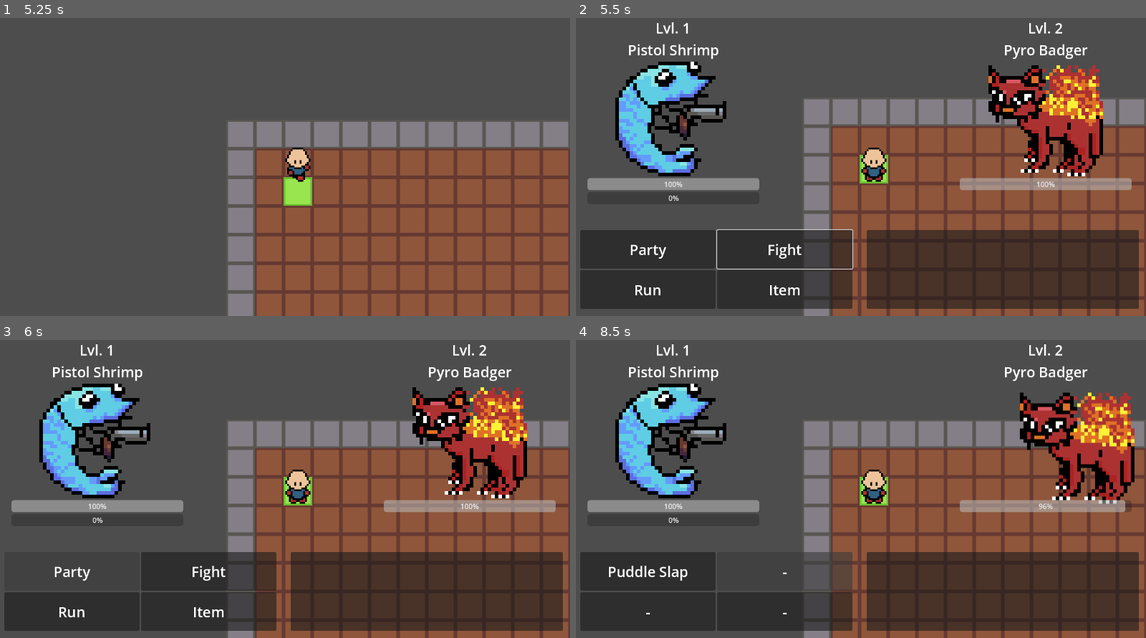
Above: before the commit, frames 1-4 (two rows, left to right).
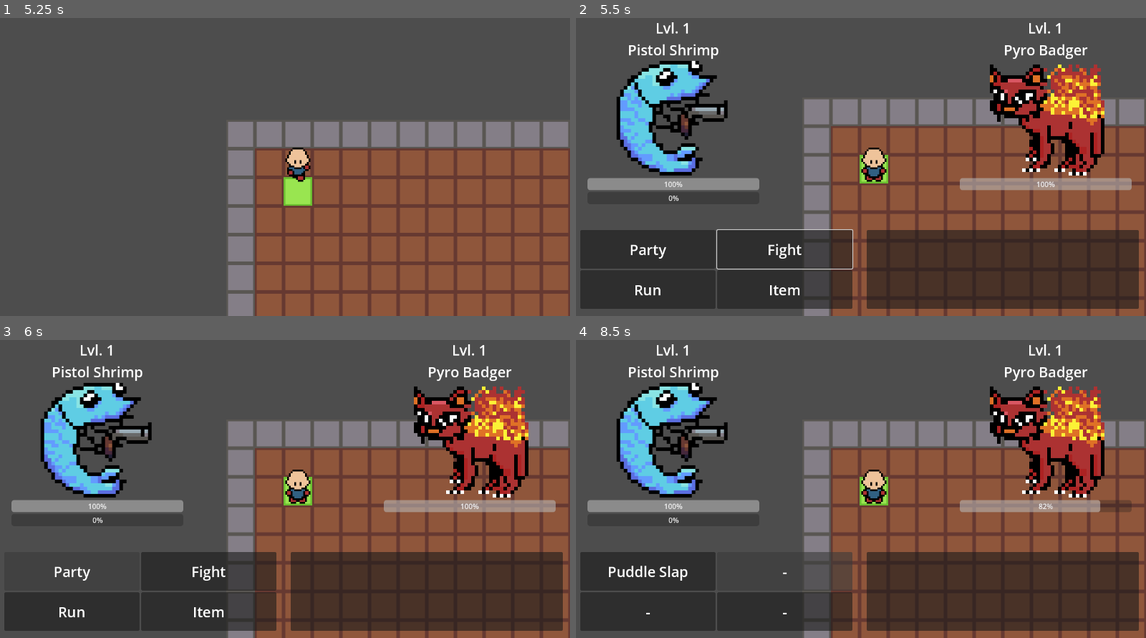
Above: after the commit, the same moments.

Repository: jevonsp/monster-tamer
Game: Godot game, scene res://main/main.tscn
Same seed, same stepped clock (60 frames per second), same inputs: the game is played once before the commit and once after it.
Inputs (mouse positions are in pixels of both pictures, inside the frame that each line leads up to):
- Up to frame 1 (5.25 s): tap Enter at 0.5 s; move the mouse to (410, 140) at 0.52 s; hold D (right) 0.53-1.28 s; hold Space (yes) 0.53-1.28 s; click (410, 140) at 0.67 s; move the mouse to (171, 169) at 1.27 s; hold S (down) 1.28-2.03 s; tap Shift at 1.35, 2.85, 4.35 s; move the mouse to (342, 83) at 2.02 s; hold D (right) 2.03-2.78 s; hold Space (yes) 2.03-2.78 s; move the mouse to (256, 220) at 2.77 s; hold W (up) 2.78-3.53 s; click (256, 220) at 2.92 s; move the mouse to (456, 202) at 3.52 s; hold Space (yes) 3.53-4.28 s; hold A (left) 3.53-5.03 s; tap Escape (no) at 4.15 s; move the mouse to (114, 107) at 4.27 s; move the mouse to (313, 155) at 5.02 s; hold S (down) from 5.03 s (still down); hold Space (yes) from 5.03 s (still down); click (313, 155) at 5.17 s
- Up to frame 2 (5.5 s): keep holding S (down); keep holding Space (yes)
- Up to frame 3 (6 s): release S (down) at 5.75 s; release Space (yes) at 5.75 s; click "Party" at 5.75 s
- Up to frame 4 (8.5 s): click "Fight" at 6.5 s; click "Puddle Slap" at 7.25 s; click "-" at 8 s

Frame 1 is identical in both runs. In frame 2, 3.2% of the frame differs, in the area x 6-93%, y 1-54%; in frame 3, 3.2%; in frame 4, 7.8%, in the area x 6-98%, y 1-58%.

Commit message:
Reorganized Battle
Not going to break into components, the mental load is too much while I'm still adding stuff.

Just used code regions instead :thumbsup:

Diff:
--- a/battle/battle.gd
+++ b/battle/battle.gd
@@ -1,8 +1,4 @@
 extends CanvasLayer
-
-# ============================================================================
-# STATE
-# ============================================================================
 
 enum VisibilityState { OPTIONS, MOVES }
 
@@ -19,10 +15,7 @@
 var _last_focused_option: int = 1
 var _last_focused_move: int = 1
 
-# ============================================================================
-# NODE REFERENCES
-# ============================================================================
-
+#region NODE REFERENCES
 @onready var option_buttons_grid: GridContainer = $Content/OptionButtons
 @onready var move_buttons_grid: GridContainer = $Content/MoveButtons
 @onready var animation_player: AnimationPlayer = $AnimationPlayer
@@ -44,11 +37,9 @@
 	$Content/MoveButtons/Button2/Label,
 	$Content/MoveButtons/Button3/Label
 ]
-
-# ============================================================================
-# LIFECYCLE
-# ============================================================================
-
+#endregion
+
+#region LIFECYCLE
 func _ready() -> void:
 	_connect_signals()
 	_bind_buttons()
@@ -68,7 +59,6 @@
 func _connect_signals() -> void:
 	Global.send_player_party.connect(set_player_party)
 	Global.wild_battle_requested.connect(_start_wild_battle)
-	Global.send_sprite_shake.connect(_play_sprite_shake)
 
 
 func _bind_buttons() -> void:
@@ -77,11 +67,9 @@
 
 	for button in get_tree().get_nodes_in_group("move_buttons"):
 		button.pressed.connect(_on_move_pressed.bind(button))
-
-# ============================================================================
-# BATTLE FLOW
-# ============================================================================
-
+#endregion
+
+#region BATTLE FLOW
 func _start_wild_battle(monster_data: MonsterData, level: int) -> void:
 	_clear_actors()
 
@@ -116,11 +104,9 @@
 
 func set_player_party(party: Array[Monster]) -> void:
 	player_party = party
-
-# ============================================================================
-# TURN EXECUTION
-# ============================================================================
-
+#endregion
+
+#region # TURN EXECUTION
 func _execute_player_turn(move: Move) -> void:
 	if not _add_move_to_queue(move, player_actor):
 		return
@@ -165,7 +151,9 @@
 	_sort_turn_queue()
 
 	for entry in turn_queue:
-		await entry.action.execute(entry.actor, entry.target)
+		var actor = entry.actor
+		var target = entry.target
+		await entry.action.execute(actor, target)
 
 	turn_queue.clear()
 	processing = true
@@ -178,11 +166,9 @@
 			return a.action.priority > b.action.priority
 		return a.actor.speed > b.actor.speed
 	)
-
-# ============================================================================
-# UI UPDATES
-# ============================================================================
-
+#endregion
+
+#region # UI UPDATES
 func _display_current_monsters() -> void:
 	_update_levels()
 	_update_names()
@@ -204,17 +190,19 @@
 
 func _update_textures() -> void:
 	player_texture_rect.texture = player_actor.monster_data.texture
+	player_texture_rect.player_actor = player_actor # BIND
 	enemy_texture_rect.texture = enemy_actor.monster_data.texture
+	enemy_texture_rect.enemy_actor = enemy_actor # BIND
 
 
 func _update_hitpoints() -> void:
 	player_hp_bar.max_value = player_actor.max_hitpoints
 	player_hp_bar.value = player_actor.current_hitpoints
-	player_hp_bar.actor = player_actor
+	player_hp_bar.actor = player_actor # BIND
 
 	enemy_hp_bar.max_value = enemy_actor.max_hitpoints
 	enemy_hp_bar.value = enemy_actor.current_hitpoints
-	enemy_hp_bar.actor = enemy_actor
+	enemy_hp_bar.actor = enemy_actor # BIND
 
 
 func _update_exp() -> void:
@@ -230,17 +218,17 @@
 		if player_actor.moves[i] != null:
 			move_labels[i].text = player_actor.moves[i].name
 
-# ============================================================================
-# UI NAVIGATION
-# ============================================================================
+func _toggle_player() -> void:
+	Global.toggle_player.emit()
 
 func _toggle_visible() -> void:
 	visible = !visible
 	processing = !processing
 	if visible:
 		_focus_default()
-
-
+#endregion
+
+#region # UI FOCUS
 func _change_vis_state(new_state: VisibilityState) -> void:
 	vis_state = new_state
 
@@ -286,11 +274,9 @@
 		_focus_default()
 	else:
 		_drop_focus()
-
-# ============================================================================
-# INPUT HANDLERS
-# ============================================================================
-
+#endregion
+
+#region INPUT HANDLERS
 func _on_option_pressed(button: Button) -> void:
 	match button.name:
 		"Party":
@@ -311,17 +297,4 @@
 
 	var move = player_actor.moves[num]
 	_execute_player_turn(move)
-
-# ============================================================================
-# EFFECTS
-# ============================================================================
-
-func _play_sprite_shake(target: Monster) -> void:
-	if target == player_actor:
-		animation_player.play("player_hit")
-	else:
-		animation_player.play("enemy_hit")
-
-
-func _toggle_player() -> void:
-	Global.toggle_player.emit()
+#endregion
--- a/battle/battle.tscn
+++ b/battle/battle.tscn
@@ -1,69 +1,21 @@
 [gd_scene format=3 uid="uid://bnqog2bk3p7mv"]
 
 [ext_resource type="Script" uid="uid://b5jkgp3idbiag" path="res://battle/battle.gd" id="1_tiqy5"]
-[ext_resource type="Texture2D" uid="uid://0xibjcv2bffr" path="res://monsters/pistol_shrimp/pistol_shrimp_remake.png" id="2_tiqy5"]
+[ext_resource type="PackedScene" uid="uid://bbdhbxa071x5y" path="res://battle/texture_rect.tscn" id="2_l1kiu"]
 [ext_resource type="PackedScene" uid="uid://ca2t8g1fmv3er" path="res://battle/hp_bar.tscn" id="3_qubjc"]
 [ext_resource type="Script" uid="uid://bk6ypbk1qdow6" path="res://battle/label.gd" id="4_4mnim"]
 [ext_resource type="Script" uid="uid://j3rccy2xlud6" path="res://battle/animation_container.gd" id="5_l1kiu"]
 
 [sub_resource type="Animation" id="Animation_4mnim"]
 length = 0.001
-tracks/0/type = "value"
-tracks/0/imported = false
-tracks/0/enabled = true
-tracks/0/path = NodePath("Content/PlayerTextureRect:position")
-tracks/0/interp = 1
-tracks/0/loop_wrap = true
-tracks/0/keys = {
-"times": PackedFloat32Array(0),
-"transitions": PackedFloat32Array(1),
-"update": 0,
-"values": [Vector2(30, 152)]
-}
-tracks/1/type = "value"
-tracks/1/imported = false
-tracks/1/enabled = true
-tracks/1/path = NodePath("Content/EnemyTextureRect:position")
-tracks/1/interp = 1
-tracks/1/loop_wrap = true
-tracks/1/keys = {
-"times": PackedFloat32Array(0),
-"transitions": PackedFloat32Array(1),
-"update": 0,
-"values": [Vector2(864, 152)]
-}
 
 [sub_resource type="Animation" id="Animation_l1kiu"]
 resource_name = "enemy_hit"
 length = 0.3
-tracks/0/type = "value"
-tracks/0/imported = false
-tracks/0/enabled = true
-tracks/0/path = NodePath("Content/EnemyTextureRect:position")
-tracks/0/interp = 1
-tracks/0/loop_wrap = true
-tracks/0/keys = {
-"times": PackedFloat32Array(0, 0.15, 0.3),
-"transitions": PackedFloat32Array(1, 1, 1),
-"update": 0,
-"values": [Vector2(864, 152), Vector2(934, 164), Vector2(864, 152)]
-}
 
 [sub_resource type="Animation" id="Animation_7fucf"]
 resource_name = "player_hit"
 length = 0.3
-tracks/0/type = "value"
-tracks/0/imported = false
-tracks/0/enabled = true
-tracks/0/path = NodePath("Content/PlayerTextureRect:position")
-tracks/0/interp = 1
-tracks/0/loop_wrap = true
-tracks/0/keys = {
-"times": PackedFloat32Array(0, 0.15, 0.3),
-"transitions": PackedFloat32Array(1, 1, 1),
-"update": 0,
-"values": [Vector2(30, 152), Vector2(-40, 164), Vector2(30, 152)]
-}
 
 [sub_resource type="AnimationLibrary" id="AnimationLibrary_iorop"]
 _data = {
@@ -290,17 +242,12 @@
 horizontal_alignment = 1
 vertical_alignment = 1
 
-[node name="PlayerTextureRect" type="TextureRect" parent="Content" unique_id=1951812552]
-custom_minimum_size = Vector2(0, 256)
-layout_mode = 0
-offset_left = 30.0
-offset_top = 152.0
-offset_right = 414.0
-offset_bottom = 408.0
-texture = ExtResource("2_tiqy5")
-expand_mode = 3
-stretch_mode = 5
-flip_h = true
+[node name="PlayerTextureRect" parent="Content" unique_id=2099373258 instance=ExtResource("2_l1kiu")]
+layout_mode = 0
+offset_left = 97.0
+offset_top = 150.0
+offset_right = 353.0
+offset_bottom = 406.0
 
 [node name="PlayerHPBar" parent="Content" unique_id=1881680306 instance=ExtResource("3_qubjc")]
 layout_mode = 0
@@ -338,15 +285,13 @@
 horizontal_alignment = 1
 vertical_alignment = 1
 
-[node name="EnemyTextureRect" type="TextureRect" parent="Content" unique_id=1588136732]
-custom_minimum_size = Vector2(0, 256)
-layout_mode = 0
-offset_left = 864.0
-offset_top = 152.0
-offset_right = 1248.0005
-offset_bottom = 408.0
-texture = ExtResource("2_tiqy5")
-stretch_mode = 5
+[node name="EnemyTextureRect" parent="Content" unique_id=1661973216 instance=ExtResource("2_l1kiu")]
+layout_mode = 0
+offset_left = 931.0
+offset_top = 150.0
+offset_right = 1187.0
+offset_bottom = 406.0
+flip_h = false
 
 [node name="EnemyHPBar" parent="Content" unique_id=1017245820 instance=ExtResource("3_qubjc")]
 layout_mode = 0
--- /dev/null
+++ b/battle/texture_rect.gd
@@ -0,0 +1,21 @@
+extends TextureRect
+var player_actor
+var enemy_actor
+
+@onready var animation_player: AnimationPlayer = $"../../AnimationPlayer"
+
+func _ready() -> void:
+	Global.send_sprite_shake.connect(_play_sprite_shake)
+	Global.send_monster_fainted.connect(_play_monster_faint)
+
+func _play_monster_faint(target: Monster) -> void:
+	if target == player_actor:
+		animation_player.play("player_faint")
+	else:
+		animation_player.play("enemy_faint")
+
+func _play_sprite_shake(target: Monster) -> void:
+	if target == player_actor:
+		animation_player.play("player_hit")
+	else:
+		animation_player.play("enemy_hit")
--- /dev/null
+++ b/battle/texture_rect.tscn
@@ -0,0 +1,16 @@
+[gd_scene format=3 uid="uid://bbdhbxa071x5y"]
+
+[ext_resource type="Texture2D" uid="uid://0xibjcv2bffr" path="res://monsters/pistol_shrimp/pistol_shrimp_remake.png" id="1_kk64x"]
+[ext_resource type="Script" uid="uid://bf6no5e165r8d" path="res://battle/texture_rect.gd" id="2_h6ej7"]
+
+[node name="TextureRect" type="TextureRect" unique_id=2099373258]
+custom_minimum_size = Vector2(0, 256)
+offset_left = 30.0
+offset_top = 152.0
+offset_right = 414.0
+offset_bottom = 408.0
+texture = ExtResource("1_kk64x")
+expand_mode = 3
+stretch_mode = 5
+flip_h = true
+script = ExtResource("2_h6ej7")
--- a/classes/Monster.gd
+++ b/classes/Monster.gd
@@ -59,3 +59,4 @@
 
 func faint():
 	is_fainted = true
+	Global.send_monster_fainted.emit(self)
--- a/main/Global.gd
+++ b/main/Global.gd
@@ -20,4 +20,6 @@
 # Hitpoints
 signal send_hitpoints_change(target: Monster, new_hp: int)
 signal hitpoints_animation_complete
+# Fainting
+signal send_monster_fainted(monster: Monster)
 @warning_ignore_restore("unused_signal")
--- a/main/main.tscn
+++ b/main/main.tscn
@@ -13,7 +13,7 @@
 monster = ExtResource("7_grrlh")
 chance = 1.0
 level_low = 1
-level_high = 2
+level_high = 1
 metadata/_custom_type_script = "uid://d1pbkl87o0kqt"
 
 [sub_resource type="RectangleShape2D" id="RectangleShape2D_3wy1v"]
--- a/moves/puddle_slap/puddle_slap.tres
+++ b/moves/puddle_slap/puddle_slap.tres
@@ -7,5 +7,7 @@
 script = ExtResource("1_sb7qw")
 name = "Puddle Slap"
 animation = ExtResource("1_dfaxd")
+base_power = 10
+priority = 1
 description = "Slap a puddle, making a small splash."
 metadata/_custom_type_script = "uid://cawunai26wo8m"
Not shown, added: battle/texture_rect.gd.uid
